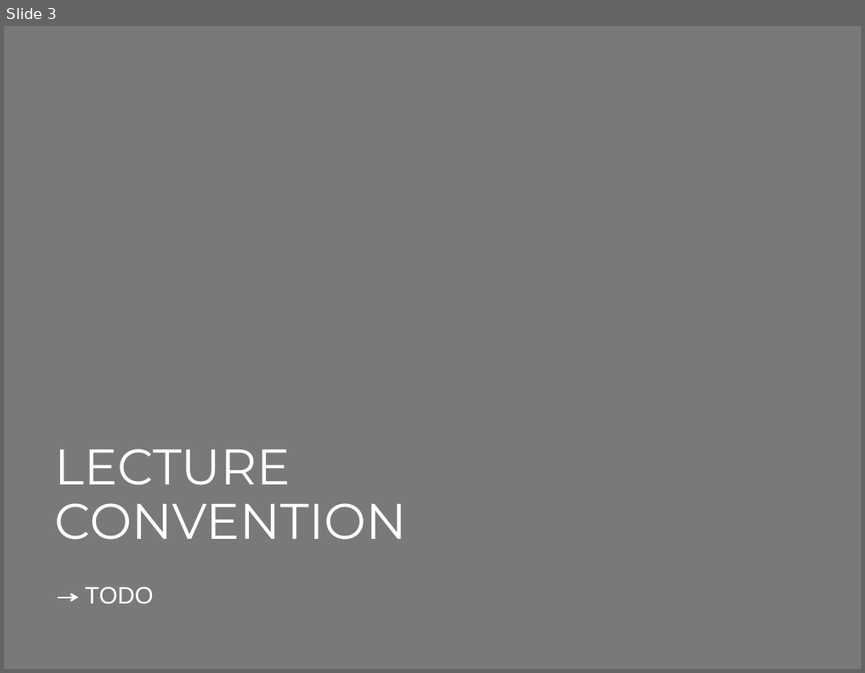
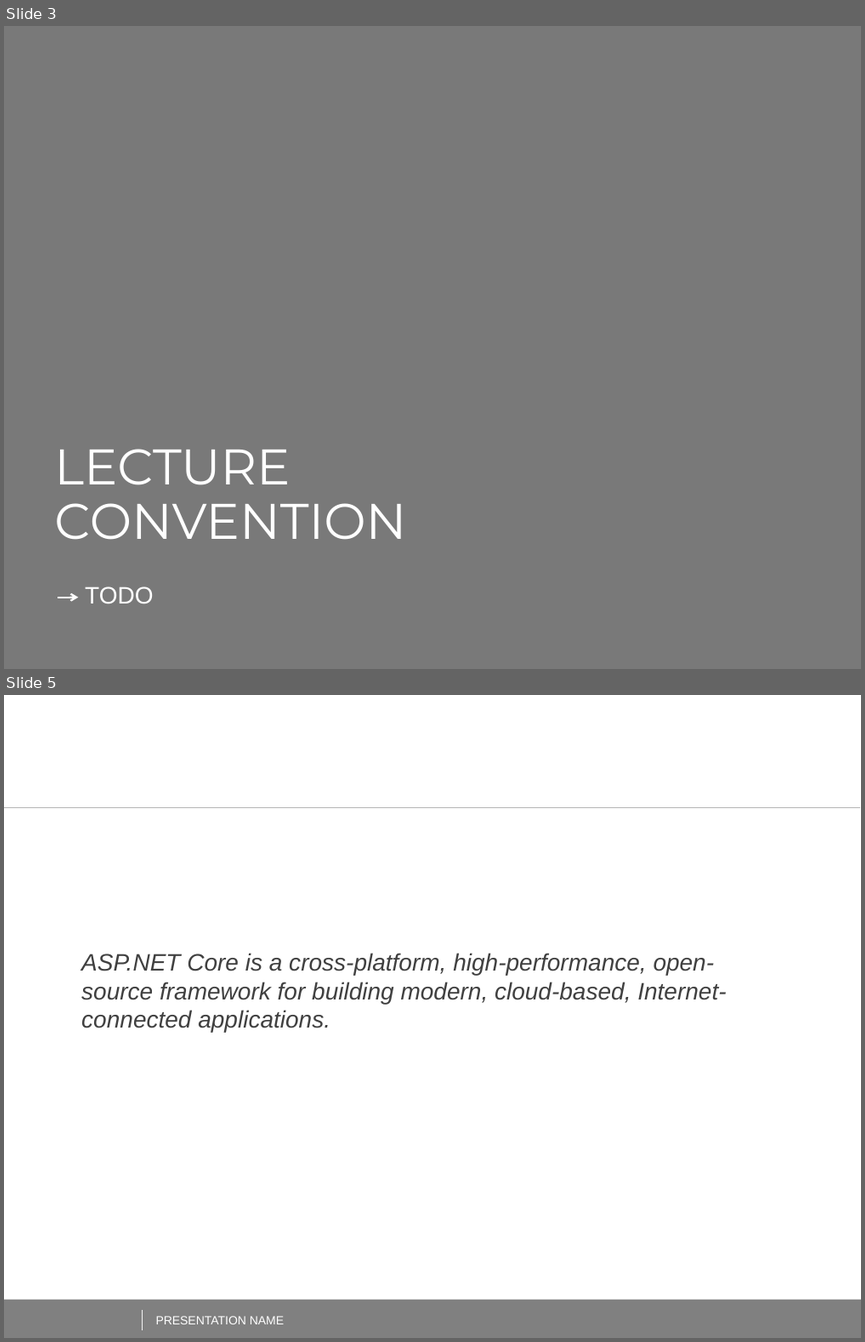
Before and after one commit to AndreiShenets/ASP.NET-Lectures, a slide deck: ASP.NET CORE - iTechArt 2018.pptx. Shown one above the other, each under a label of ours: slide 3 before the commit, slides 3 and 5 after it; the slides between them are not shown. The pictures are 865x673 and 865x1342 pixels, drawn with LibreOffice and Linux fonts; fonts in the diff are those of the drawing; background and template pictures are left out. Boxes give left, top, right and bottom in pixels: in the first picture for what was removed or moved away, otherwise in the second. Text is boxed around its words. In the diff, an @@ line names an element or a change of style, - is before the commit and + after.

```diff
--- a/ASP.NET CORE - iTechArt 2018.pptx
+++ b/ASP.NET CORE - iTechArt 2018.pptx
@@ slide 5 added at [4,695,861,1338], background #FFFFFF @@
@@ page number added at [832,723,861,749], 12 pt, text #FFFFFF @@
+5
@@ page number added at [832,736,861,762], 12 pt, text #FFFFFF @@
+5
@@ line added from (4, 807) to (860, 807), #B5B5B5 0.5 pt @@
@@ text added at [81,953,726,1032], 20 pt, text #404040, italic @@
+ASP.NET Core is a cross-platform, high-performance, open-source framework for building modern, cloud-based, Internet-connected applications.
@@ rectangle added at [4,1299,861,1338], fill #808080 @@
@@ line added from (142, 1310) to (142, 1330), #F2F2F2 0.5 pt @@
@@ text added at [156,1315,284,1324], 10 pt, text #FFFFFF @@
+PRESENTATION NAME
```
Also in this commit, not shown: 3 other slides added.
